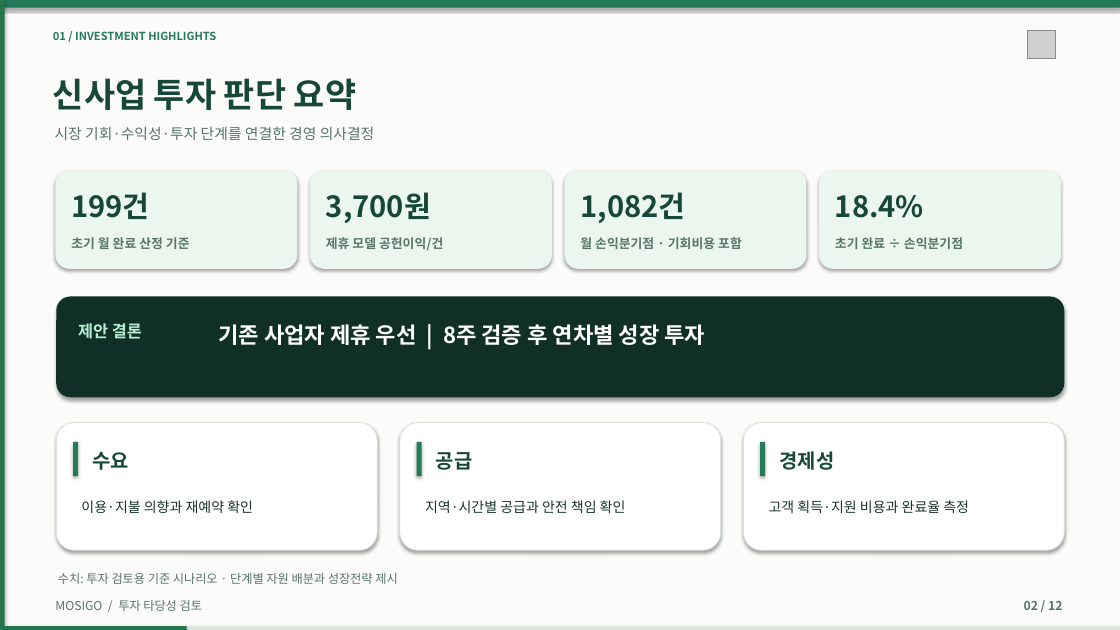
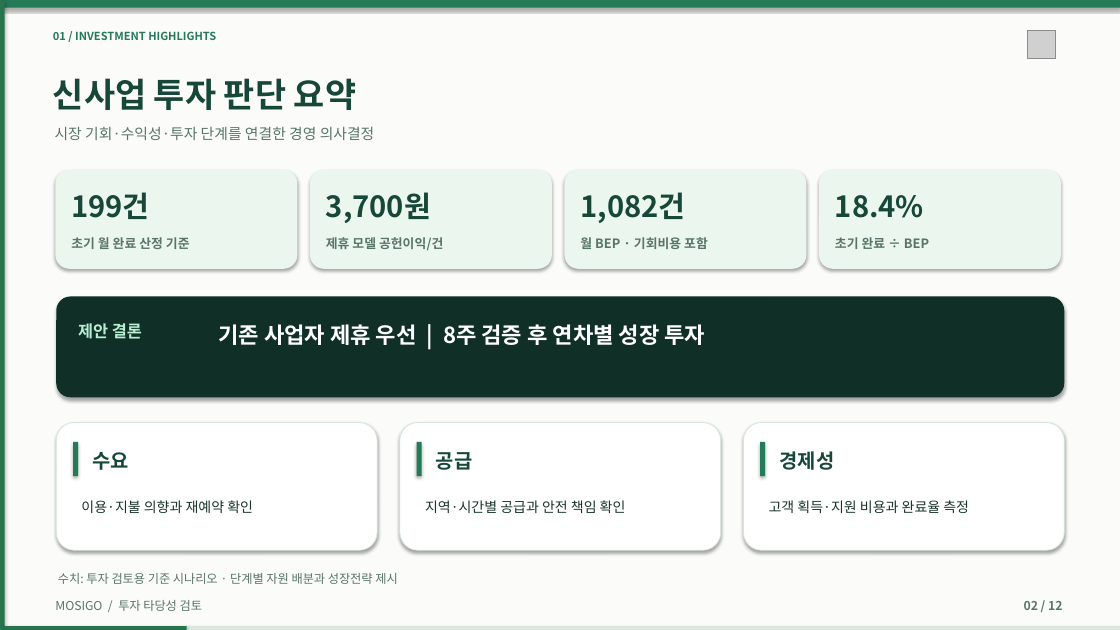
Before and after one commit to dohyunkimmm/mosigo-case-study, a slide deck: slide 2 of downloads/MOSIGO_IR_Investment_Review_12slides.pptx. Drawn at 1120x630 pixels with LibreOffice and Linux fonts; fonts in the diff are those of the drawing; grey boxes stand for pictures. Boxes give left, top, right and bottom in pixels: in the first picture for what was removed or moved away, otherwise in the second. Text is boxed around its words. In the diff, an @@ line names an element or a change of style, - is before the commit and + after.

```diff
--- a/downloads/MOSIGO_IR_Investment_Review_12slides.pptx
+++ b/downloads/MOSIGO_IR_Investment_Review_12slides.pptx
@@ text at <box>580,237,708,249</box>: text changed @@
-월 손익분기점 · 기회비용 포함
+월 BEP · 기회비용 포함
@@ text at <box>835,237,929,249</box>: text changed @@
-초기 완료 ÷ 손익분기점
+초기 완료 ÷ BEP
```
Also in this commit, not shown: 3 other slides changed, 49 other files.
